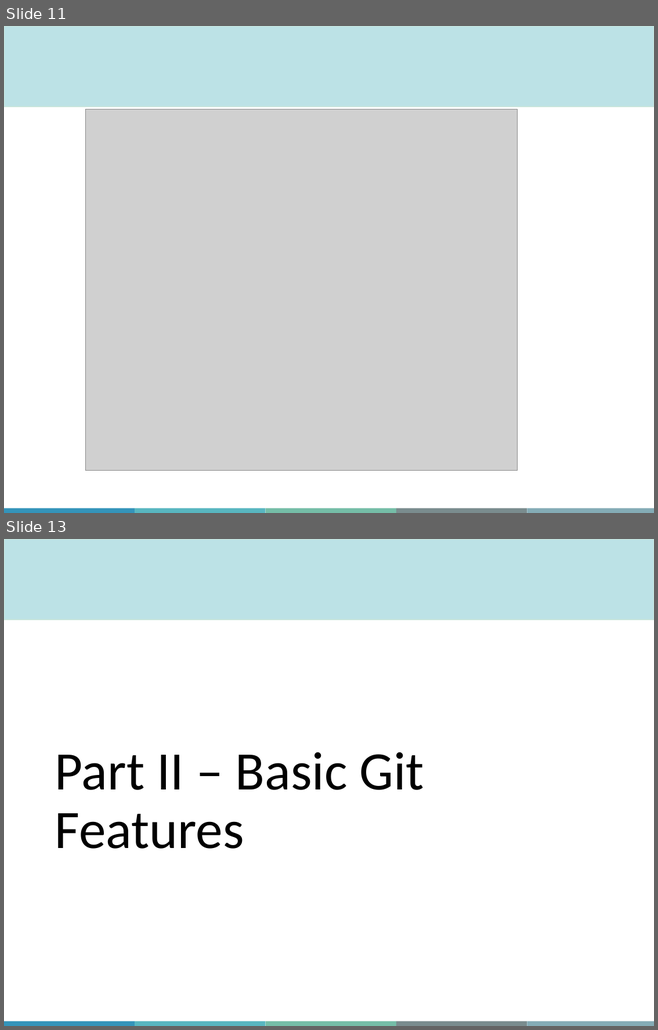
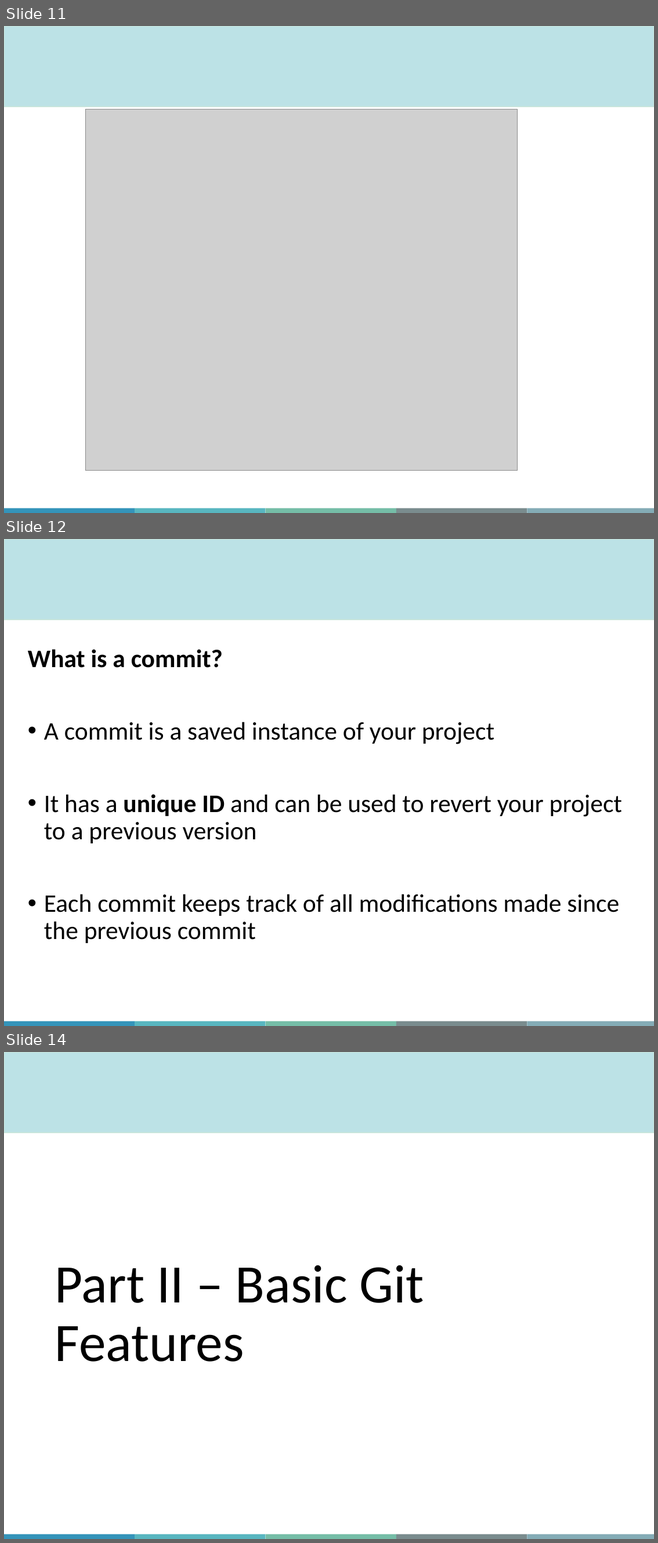
Before and after one commit to aosakwe/MiCM_IntroToGitHub, a slide deck: Slides/MiCM_GitHub_Workshop.pptx. Shown one above the other, each under a label of ours: slides 11 and 13 before the commit, slides 11, 12 and 14 after it; the slides between them are not shown. The pictures are 658x1030 and 658x1543 pixels, drawn with LibreOffice and Linux fonts; fonts in the diff are those of the drawing; grey boxes stand for pictures; background and template pictures are left out. Boxes give left, top, right and bottom in pixels: in the first picture for what was removed or moved away, otherwise in the second. Text is boxed around its words. In the diff, an @@ line names an element or a change of style, - is before the commit and + after.

```diff
--- a/Slides/MiCM_GitHub_Workshop.pptx
+++ b/Slides/MiCM_GitHub_Workshop.pptx
@@ slide 12 added at box(4, 539, 654, 1026), background #FFFFFF; not listed: 6 template elements that a slide beside it also shows @@
@@ text added at box(28, 649, 622, 943), 28 pt, text #000000 @@
+What is a commit?
+• A commit is a saved instance of your project
+• It has a unique ID and can be used to revert your project to a previous version
+• Each commit keeps track of all modifications made since the previous commit
@@ what was slide 13 is now slide 14 @@
```
Also in this commit, not shown: 9 slides changed, 7 other slides added, 6 other files.
